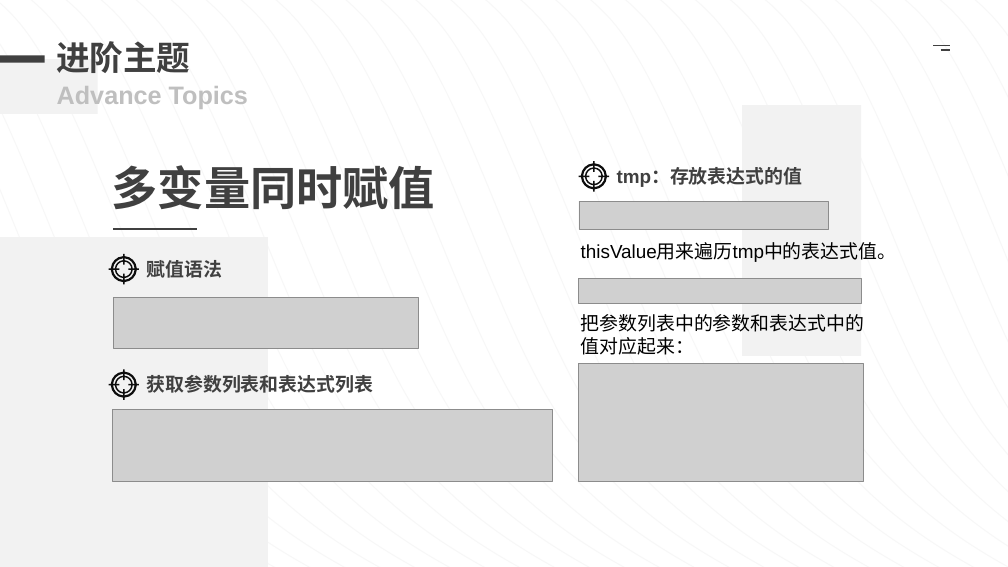
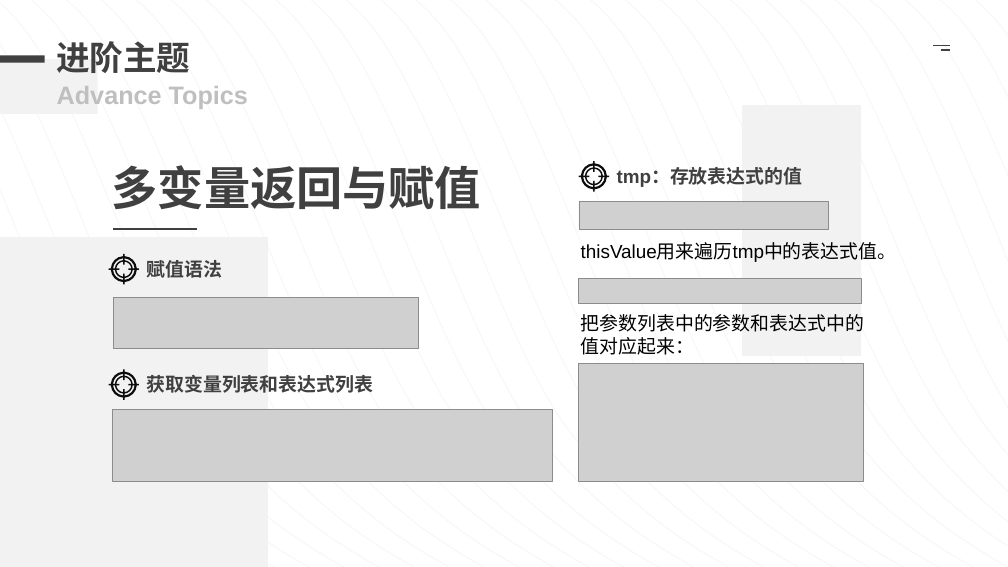
Before and after one commit to RupertPaoZ/CsGo, a slide deck: slide 14 of doc/slides.pptx. Drawn at 1008x567 pixels with LibreOffice and Linux fonts; fonts in the diff are those of the drawing; grey boxes stand for pictures. Boxes give left, top, right and bottom in pixels: in the first picture for what was removed or moved away, otherwise in the second. Text is boxed around its words. In the diff, an @@ line names an element or a change of style, - is before the commit and + after.

Commit message:
modify PPT

```diff
--- a/doc/slides.pptx
+++ b/doc/slides.pptx
@@ text at <box>112,165,482,209</box>: text changed @@
-多变量同时赋值
+多变量返回与赋值
@@ text at <box>146,375,373,393</box>: text changed @@
-获取参数列表和表达式列表
+获取变量列表和表达式列表
```
Also in this commit, not shown: 2 other slides changed, 1 other file.
